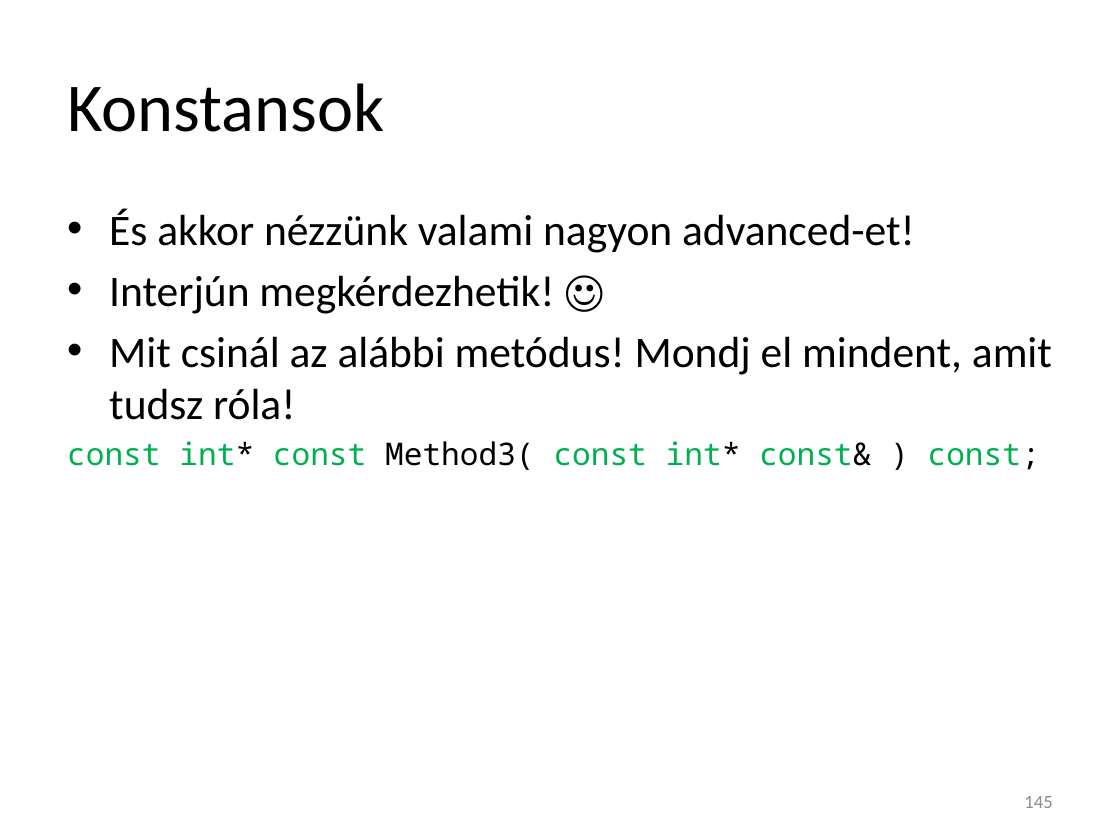
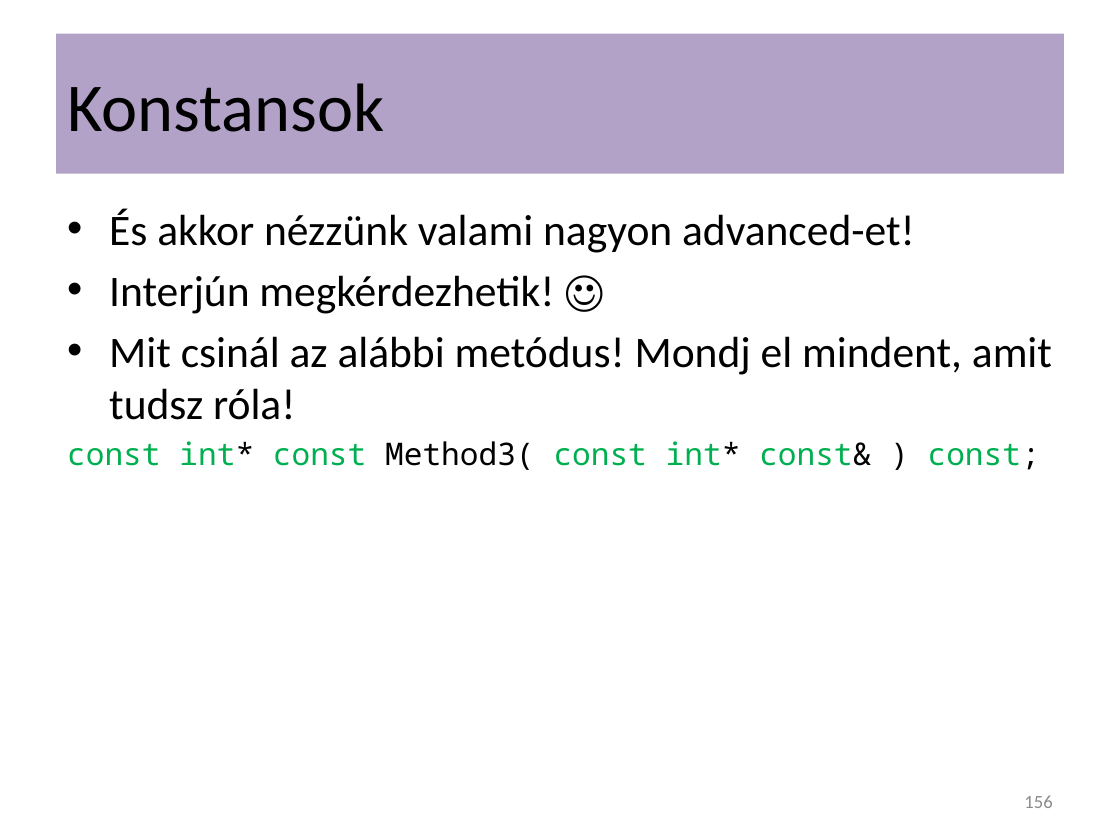
Before and after one commit to torokmark/cppgyak_jegyzet, a slide deck: slide 156 of programozasi_nyelvek_cpp_gyak02.pptx (slide 145 before the commit). Drawn at 1120x840 pixels with LibreOffice and Linux fonts; fonts in the diff are those of the drawing. Boxes give left, top, right and bottom in pixels: in the first picture for what was removed or moved away, otherwise in the second. Text is boxed around its words. In the diff, an @@ line names an element or a change of style, - is before the commit and + after.

```diff
--- a/programozasi_nyelvek_cpp_gyak02.pptx
+++ b/programozasi_nyelvek_cpp_gyak02.pptx
@@ title "Konstansok": place and size @@
-title "Konstansok" at (67,83,384,132)
+title "Konstansok" at (56,34,1064,174)
@@ title "Konstansok" at (56,34,1064,174): fill none to #B3A2C7 @@
@@ page number at (1024,795,1052,808): text changed @@
-145
+156
```
Also in this commit, not shown: 18 other slides changed, 11 slides added.
